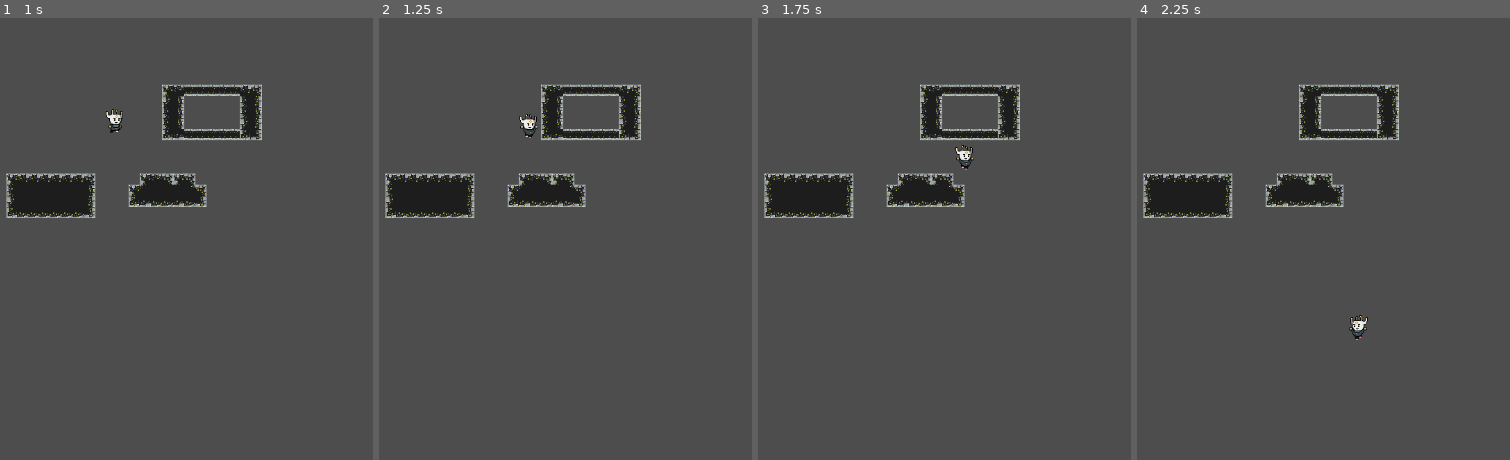
Above: before the commit, frames 1-4 (left to right).
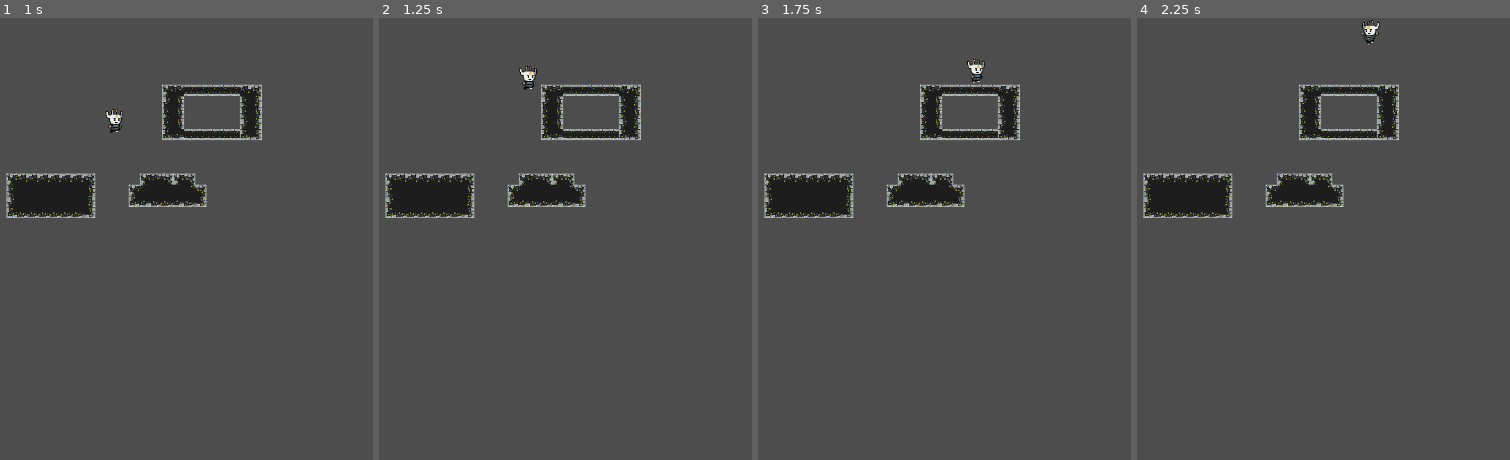
Above: after the commit, the same moments.

Repository: Robinthatdoesnotsuck/MetroidvaniaGodot
Game: Godot game, scene res://Scenes/main_scene.tscn
Two runs of this game, one before a commit and one after it. Both use one fixed random seed, a clock stepped at 60 frames per second and the inputs below.
Inputs:
- Up to frame 1 (1 s): tap Enter at 0.5 s; hold Right (ui_right) from 0.53 s (still down); tap Shift (ui_sword, bound only after the commit) at 0.6 s; tap Space (ui_jump) at 0.77, 0.8 s
- Up to frame 2 (1.25 s): keep holding Right (ui_right); tap Space (ui_jump) at 1.07 s
- Up to frame 3 (1.75 s): keep holding Right (ui_right); tap Space (ui_jump) at 1.35, 1.52 s; tap Shift (ui_sword, bound only after the commit) at 1.55 s
- Up to frame 4 (2.25 s): tap Space (ui_jump) at 1.82 s; release Right (ui_right) at 2.03 s; hold Left (ui_left) from 2.03 s (still down); tap Shift (ui_sword, bound only after the commit) at 2.1 s

Frame 1 is identical in both runs. In frame 2, 0.3% of the frame differs, in the area x 37-43%, y 10-28%; in frame 3, 0.3%; in frame 4, 0.3%.

Commit message:
something

Diff:
--- a/Scenes/Player/player.gd
+++ b/Scenes/Player/player.gd
@@ -3,6 +3,10 @@
 var speed = 200.0
 var gravity = 20.0
 var jump = 400
+var pressed = 2
+
+func _ready():
+	$Sword/CollisionShape2D.disabled = true
 
 func _physics_process(delta):
 	Move(delta)
@@ -18,22 +22,41 @@
 			velocity.x = clamp(speed, 100, speed)
 			$Sprite2D.flip_h = false
 			$Anim.play("Walk")
+			$Sword.position = Vector2(25, 0)
 		if (movement < 0.0):
 			velocity.x -= speed * delta
 			velocity.x = clamp(speed, -100, -speed)
 			$Sprite2D.flip_h = true
 			$Anim.play("Walk")
+			$Sword.position = Vector2(-25, 0)
 
 	## Basic Idle logic
 	elif (movement == 0):
 		velocity.x = 0.0
 		$Anim.play("Idle")
+	if Input.is_action_just_pressed("ui_jump"):
+		pressed -= 1
+		print(pressed)
+
 	if Input.is_action_just_pressed("ui_jump") and is_on_floor():
 		Jump()
-	if velocity.y < 0 and !is_on_floor():
+	if Input.is_action_just_pressed("ui_jump") and !is_on_floor() && pressed >= 1:
+		Jump()
+	if pressed <= 0:
+		velocity.y = velocity.y
+	if is_on_floor():
+		pressed = 2
+
+	if velocity.y < 0 and !is_on_floor() and pressed >= 1:
 		$Anim.play("Jump")
 	elif velocity.y > 10 and !is_on_floor():
 		$Anim.play("Fall")
 
+	if Input.is_action_just_pressed("ui_sword"):
+		Sword()
+
 func Jump():
 	velocity.y -= jump
+
+func Sword():
+	$Anim.play("Sword")
--- a/Scenes/Player/player.tscn
+++ b/Scenes/Player/player.tscn
@@ -84,6 +84,18 @@
 "update": 1,
 "values": [1]
 }
+tracks/1/type = "value"
+tracks/1/imported = false
+tracks/1/enabled = true
+tracks/1/path = NodePath("Sword/CollisionShape2D:disabled")
+tracks/1/interp = 1
+tracks/1/loop_wrap = true
+tracks/1/keys = {
+"times": PackedFloat32Array(0),
+"transitions": PackedFloat32Array(1),
+"update": 1,
+"values": [false]
+}
 
 [sub_resource type="Animation" id="Animation_wwrw7"]
 resource_name = "Sword"
@@ -99,6 +111,18 @@
 "transitions": PackedFloat32Array(1, 1, 1, 1),
 "update": 1,
 "values": [14, 15, 16, 17]
+}
+tracks/1/type = "value"
+tracks/1/imported = false
+tracks/1/enabled = true
+tracks/1/path = NodePath("Sword/CollisionShape2D:disabled")
+tracks/1/interp = 1
+tracks/1/loop_wrap = true
+tracks/1/keys = {
+"times": PackedFloat32Array(0, 0.1, 0.2, 0.3),
+"transitions": PackedFloat32Array(1, 1, 1, 1),
+"update": 1,
+"values": [true, false, false, true]
 }
 
 [sub_resource type="Animation" id="Animation_ngqpf"]
@@ -129,6 +153,8 @@
 "Walk": SubResource("Animation_ngqpf")
 }
 
+[sub_resource type="RectangleShape2D" id="RectangleShape2D_57njb"]
+
 [node name="Player" type="CharacterBody2D"]
 script = ExtResource("1_2qiok")
 
@@ -147,3 +173,11 @@
 libraries = {
 "": SubResource("AnimationLibrary_2rtc0")
 }
+
+[node name="Sword" type="Area2D" parent="."]
+position = Vector2(23, 0)
+scale = Vector2(0.902732, 1.9446)
+
+[node name="CollisionShape2D" type="CollisionShape2D" parent="Sword"]
+shape = SubResource("RectangleShape2D_57njb")
+debug_color = Color(0.94902, 0, 0.584314, 0.419608)
--- a/project.godot
+++ b/project.godot
@@ -26,6 +26,11 @@
 "events": [Object(InputEventKey,"resource_local_to_scene":false,"resource_name":"","device":-1,"window_id":0,"alt_pressed":false,"shift_pressed":false,"ctrl_pressed":false,"meta_pressed":false,"pressed":false,"keycode":0,"physical_keycode":32,"key_label":0,"unicode":32,"echo":false,"script":null)
 ]
 }
+ui_sword={
+"deadzone": 0.5,
+"events": [Object(InputEventKey,"resource_local_to_scene":false,"resource_name":"","device":-1,"window_id":0,"alt_pressed":false,"shift_pressed":false,"ctrl_pressed":false,"meta_pressed":false,"pressed":false,"keycode":0,"physical_keycode":4194325,"key_label":0,"unicode":0,"echo":false,"script":null)
+]
+}
 
 [rendering]
 
Not shown: 1 places in Scenes/Player/player.tscn that only renumber resources
